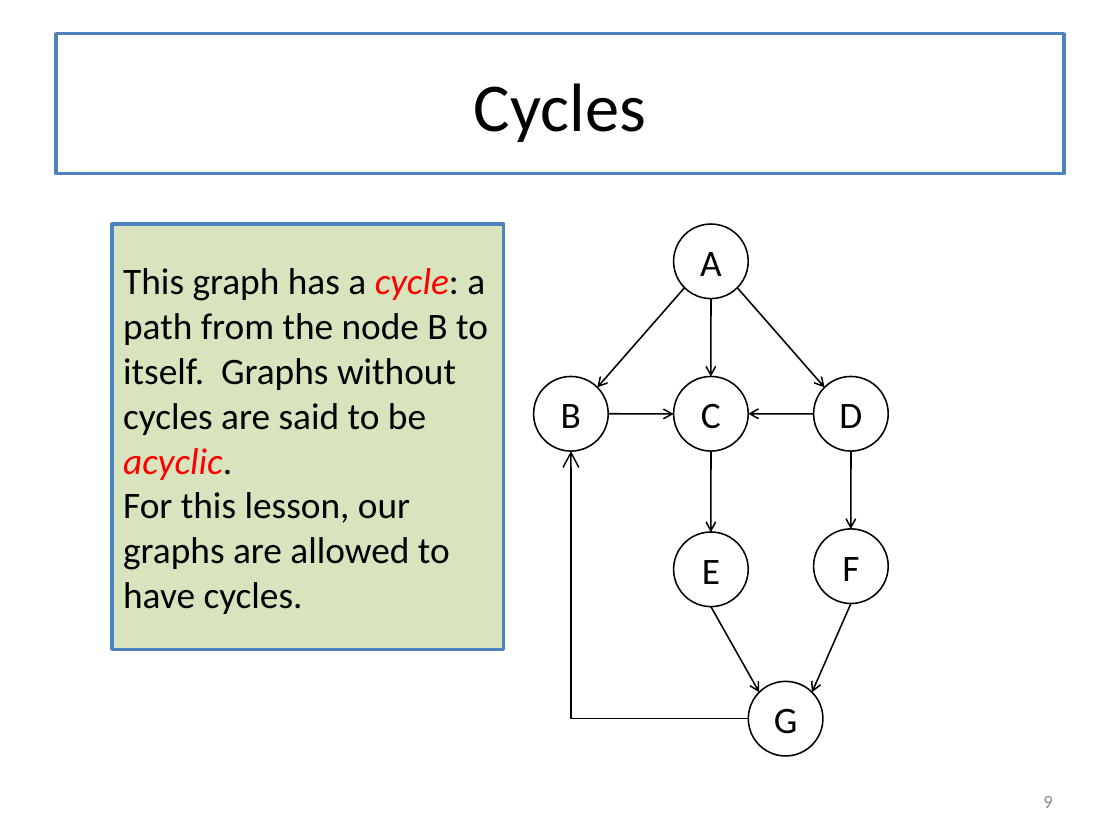
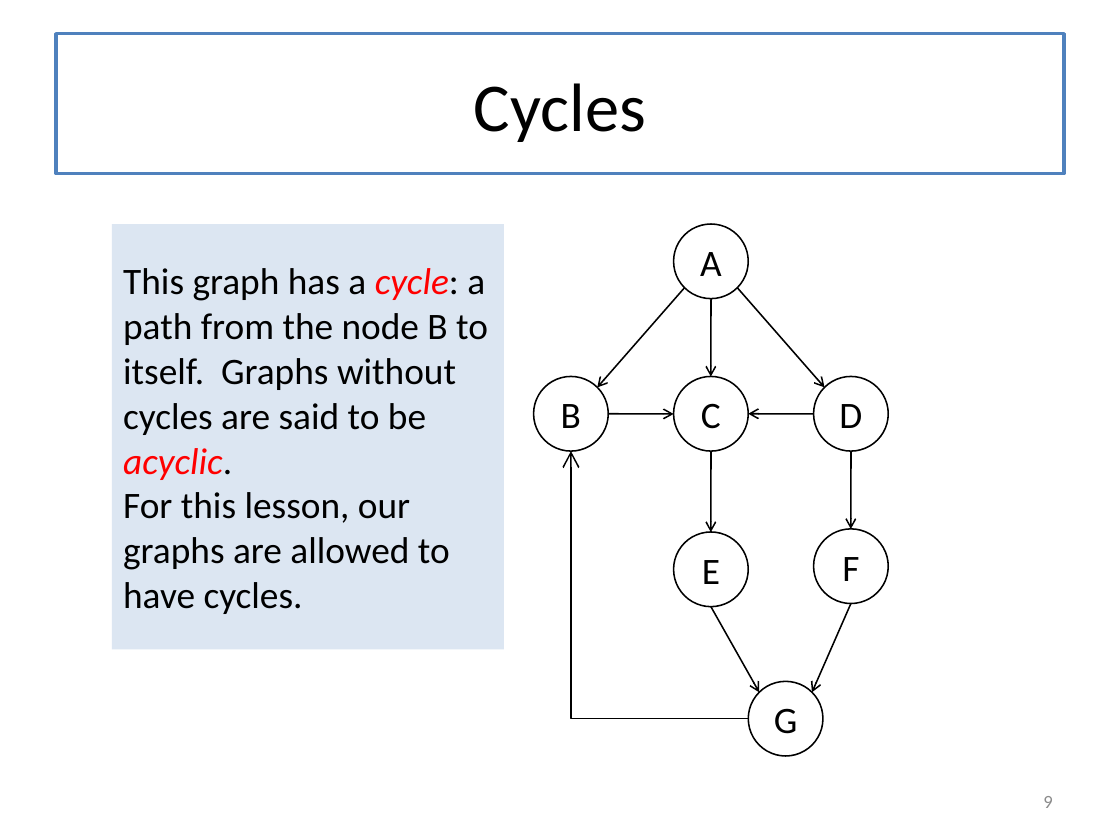
Before and after one commit to mwand/cs5010f16, a slide deck: slide 9 of Slides/Lesson 8.5 Searching in a Graph.pptx. Drawn at 1120x840 pixels with LibreOffice and Linux fonts; fonts in the diff are those of the drawing. Boxes give left, top, right and bottom in pixels: in the first picture for what was removed or moved away, otherwise in the second. Text is boxed around its words. In the diff, an @@ line names an element or a change of style, - is before the commit and + after.

```diff
--- a/Slides/Lesson 8.5 Searching in a Graph.pptx
+++ b/Slides/Lesson 8.5 Searching in a Graph.pptx
@@ rectangle "This graph has a cycle: ..." at (112,224,504,650): fill #D7E4BD to #DCE6F2; outline #4F81BD 2 pt to none @@
```
Also in this commit, not shown: 5 other slides changed, 2 slides added, 4 slides removed, 6 other files.
